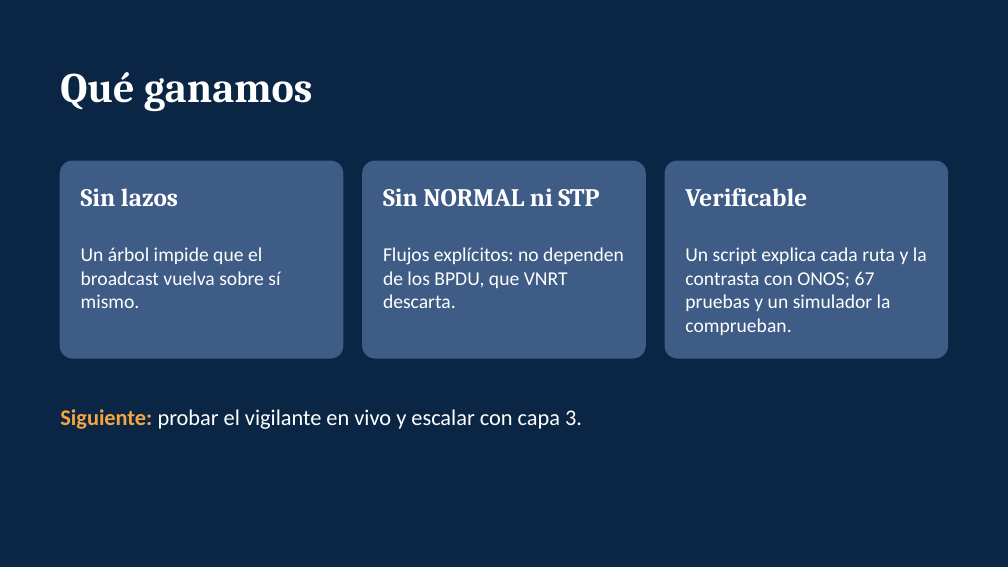
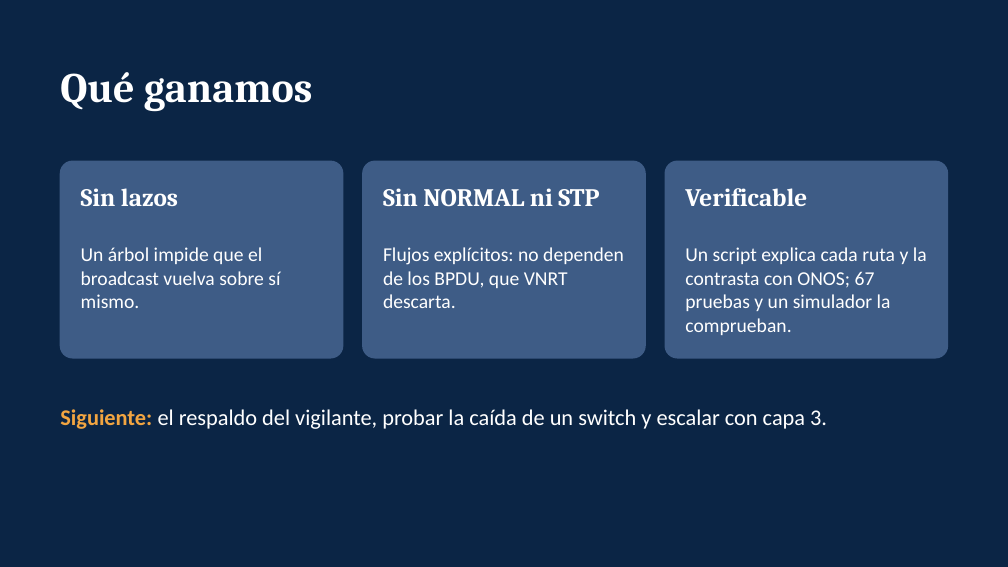
Before and after one commit to SergioAnderson123/proyecto-sdn, a slide deck: slide 13 of docs/Reenvio_proactivo_sin_STP.pptx. Drawn at 1008x567 pixels with LibreOffice and Linux fonts; fonts in the diff are those of the drawing. Boxes give left, top, right and bottom in pixels: in the first picture for what was removed or moved away, otherwise in the second. Text is boxed around its words. In the diff, an @@ line names an element or a change of style, - is before the commit and + after.

Commit message:
docs: presentacion con el resultado en vivo del vigilante (cable caido: aplica en 16 s, ARP sigue funcionando, contraste con ONOS coincide)

```diff
--- a/docs/Reenvio_proactivo_sin_STP.pptx
+++ b/docs/Reenvio_proactivo_sin_STP.pptx
@@ text at [60,409,827,429]: text changed @@
-Siguiente: probar el vigilante en vivo y escalar con capa 3.
+Siguiente: el respaldo del vigilante, probar la caída de un switch y escalar con capa 3.
```
Also in this commit, not shown: 4 other slides changed.
